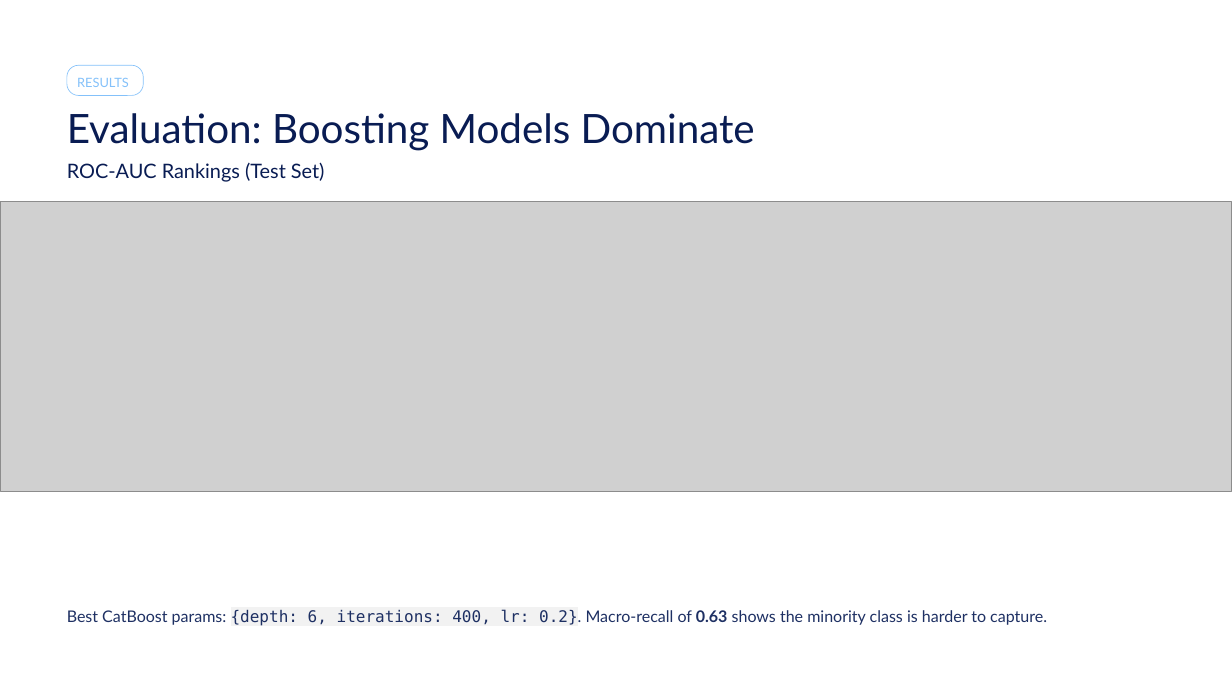
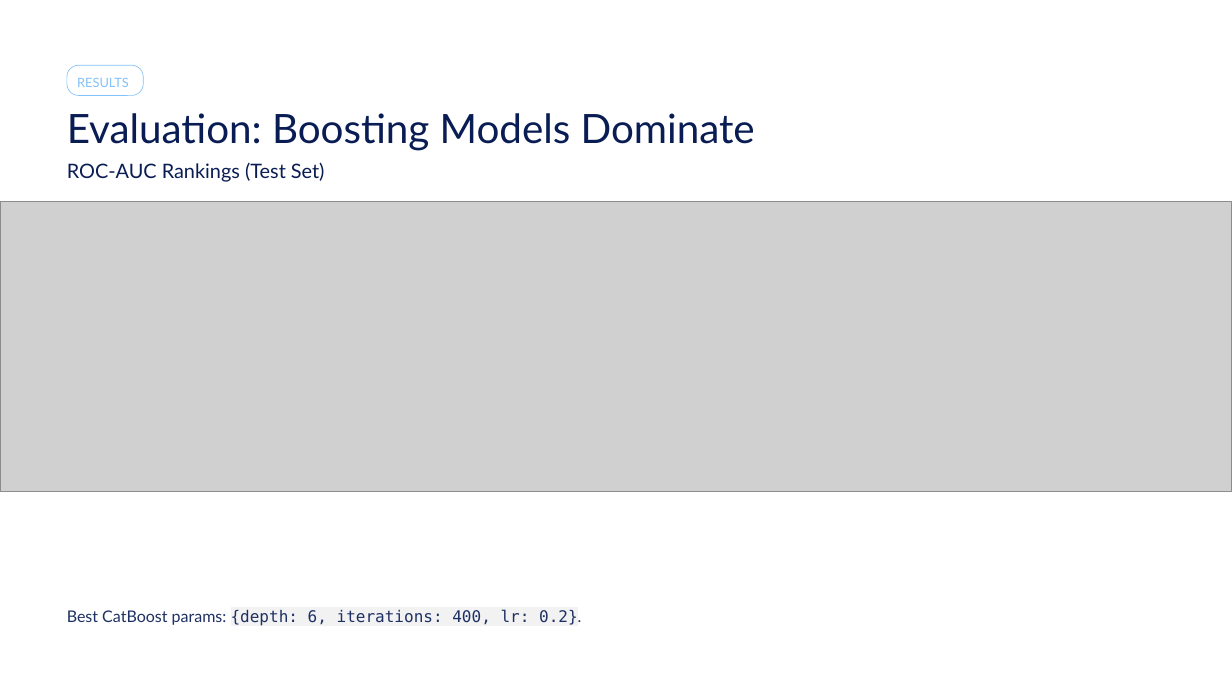
Before and after one commit to LorenzoSansone/Sansone-Diabetes-Prediction-Challenge, a slide deck: slide 13 of docs/diabetes_prediction_presentation.pptx. Drawn at 1232x693 pixels with LibreOffice and Linux fonts; fonts in the diff are those of the drawing; grey boxes stand for pictures; background and template pictures are left out. Boxes give left, top, right and bottom in pixels: in the first picture for what was removed or moved away, otherwise in the second. Text is boxed around its words. In the diff, an @@ line names an element or a change of style, - is before the commit and + after.

```diff
--- a/docs/diabetes_prediction_presentation.pptx
+++ b/docs/diabetes_prediction_presentation.pptx
@@ text at box(67, 609, 581, 626): text changed; font Lato to DejaVu Sans Mono @@
-Best CatBoost params: {depth: 6, iterations: 400, lr: 0.2}. Macro-recall of 0.63 shows the minority class is harder to capture.
+Best CatBoost params: {depth: 6, iterations: 400, lr: 0.2}.
```
Also in this commit, not shown: 1 other slide changed.
